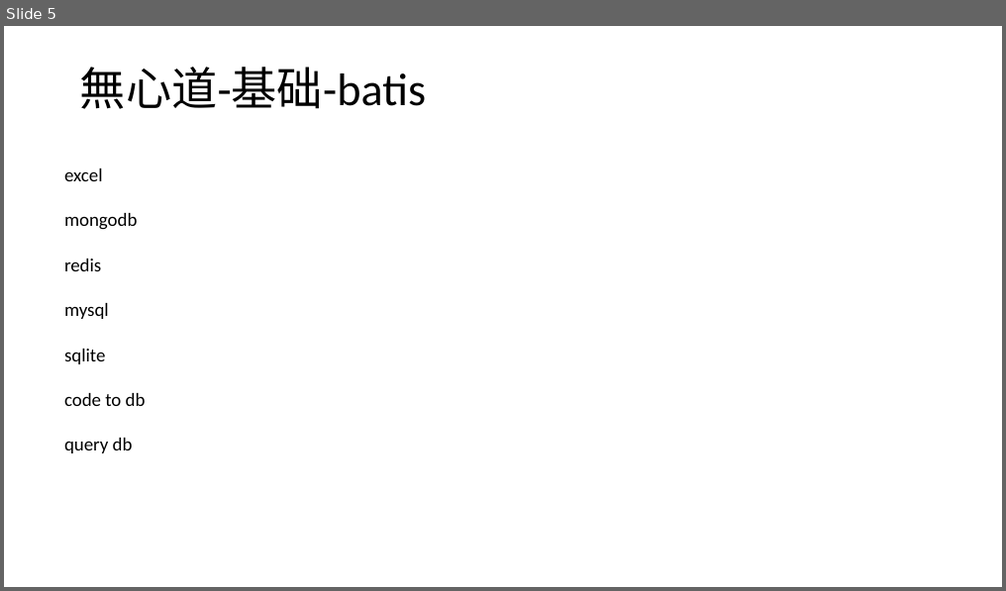
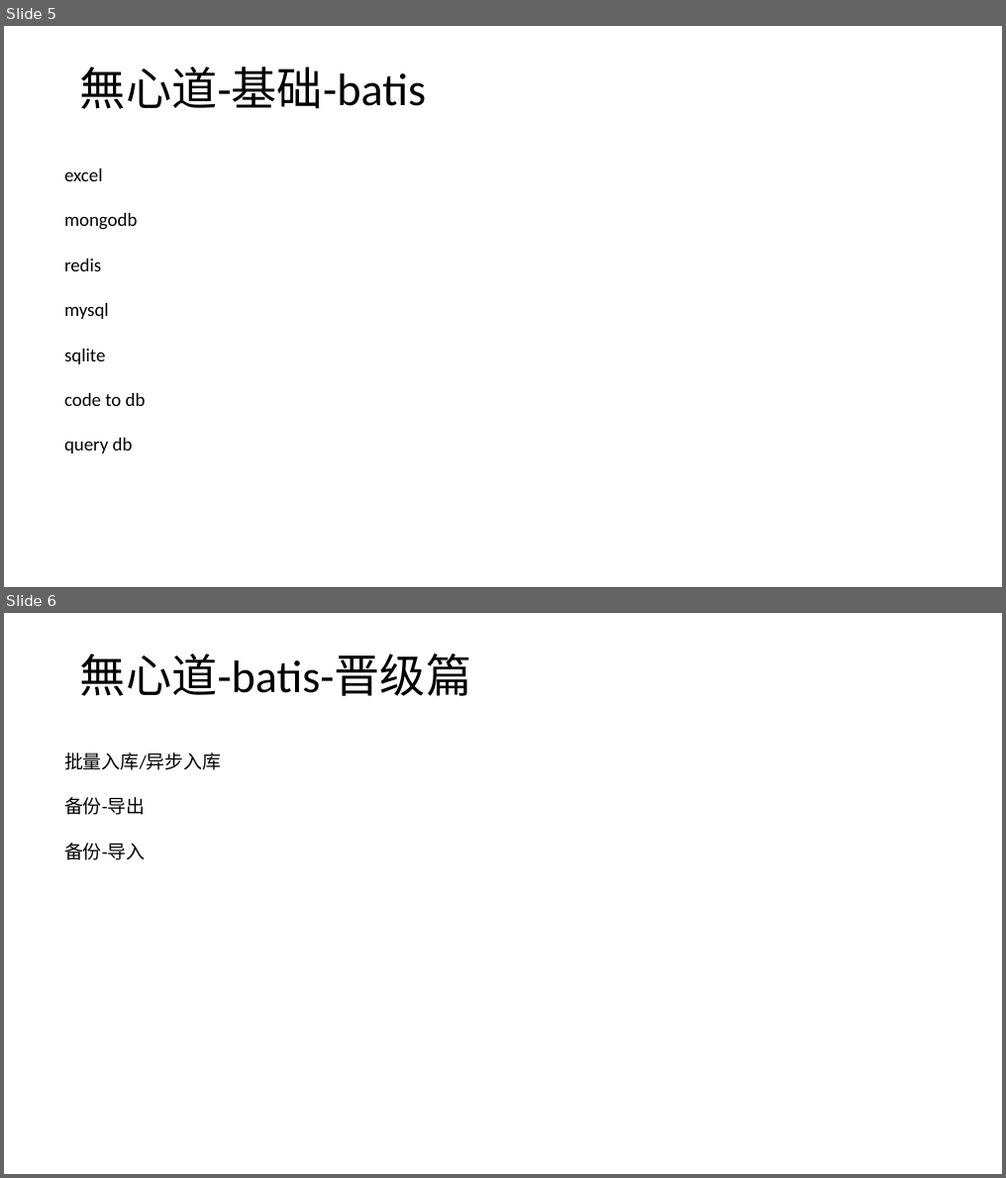
Before and after one commit to wxd-gaming/wxdgaming.boot, a slide deck: 無心道快速开服演示文稿.pptx. Shown one above the other, each under a label of ours: slide 5 before the commit, slides 5 and 6 after it. The pictures are 1006x591 and 1006x1178 pixels, drawn with LibreOffice and Linux fonts; fonts in the diff are those of the drawing. Boxes give left, top, right and bottom in pixels: in the first picture for what was removed or moved away, otherwise in the second. Text is boxed around its words. In the diff, an @@ line names an element or a change of style, - is before the commit and + after.

```diff
--- a/無心道快速开服演示文稿.pptx
+++ b/無心道快速开服演示文稿.pptx
@@ slide 6 added at (x1=4, y1=613, x2=1002, y2=1174), background #FFFFFF @@
@@ title added at (x1=80, y1=654, x2=471, y2=696), 44 pt, text #000000 @@
+無心道-batis-晋级篇
@@ text added at (x1=64, y1=753, x2=221, y2=861), 18 pt, text #000000 @@
+批量入库/异步入库
+备份-导出
+备份-导入
```
Also in this commit, not shown: 9 other files.
